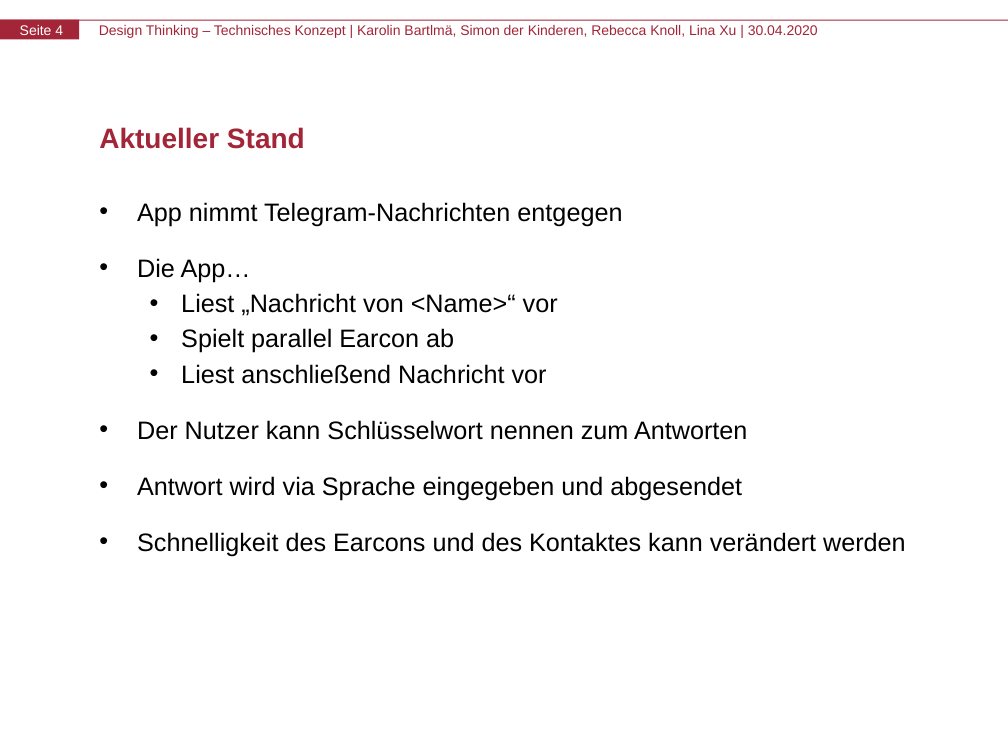
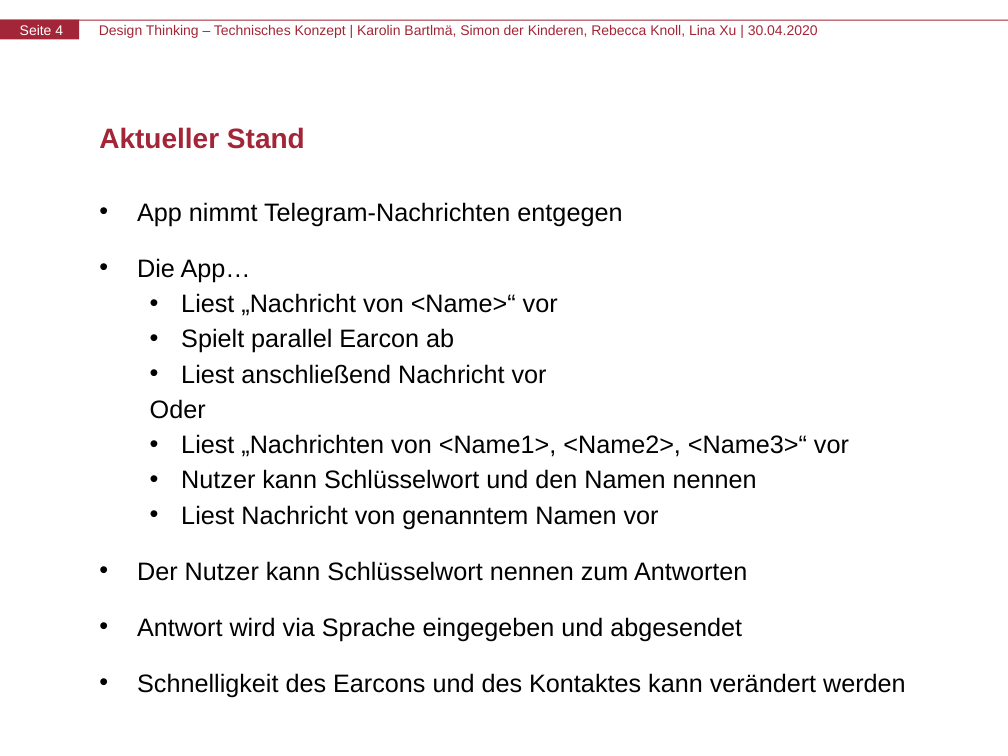
Before and after one commit to aai38/audioMessenger, a slide deck: slide 4 of Präsentation/Zwischenpräsentation_TechnischesKonzept.pptx. Drawn at 1008x756 pixels with LibreOffice and Linux fonts; fonts in the diff are those of the drawing. Boxes give left, top, right and bottom in pixels: in the first picture for what was removed or moved away, otherwise in the second. Text is boxed around its words. In the diff, an @@ line names an element or a change of style, - is before the commit and + after.

```diff
--- a/Präsentation/Zwischenpräsentation_TechnischesKonzept.pptx
+++ b/Präsentation/Zwischenpräsentation_TechnischesKonzept.pptx
@@ text at [150,399,849,529]: paragraphs added @@
+  Oder
+  • Liest „Nachrichten von <Name1>, <Name2>, <Name3>“ vor
+  • Nutzer kann Schlüsselwort und den Namen nennen
+  • Liest Nachricht von genanntem Namen vor
```
Also in this commit, not shown: 3 other slides changed.
